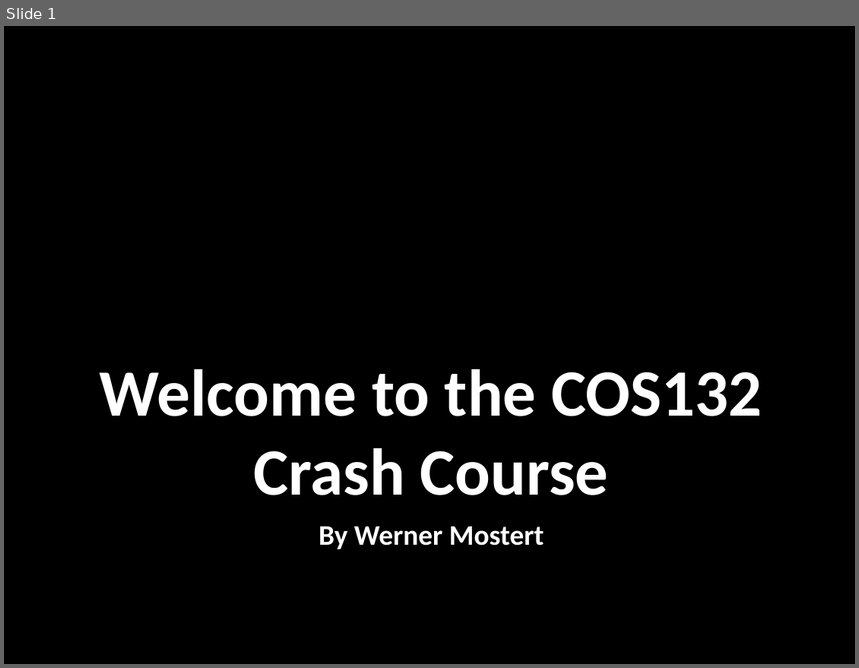
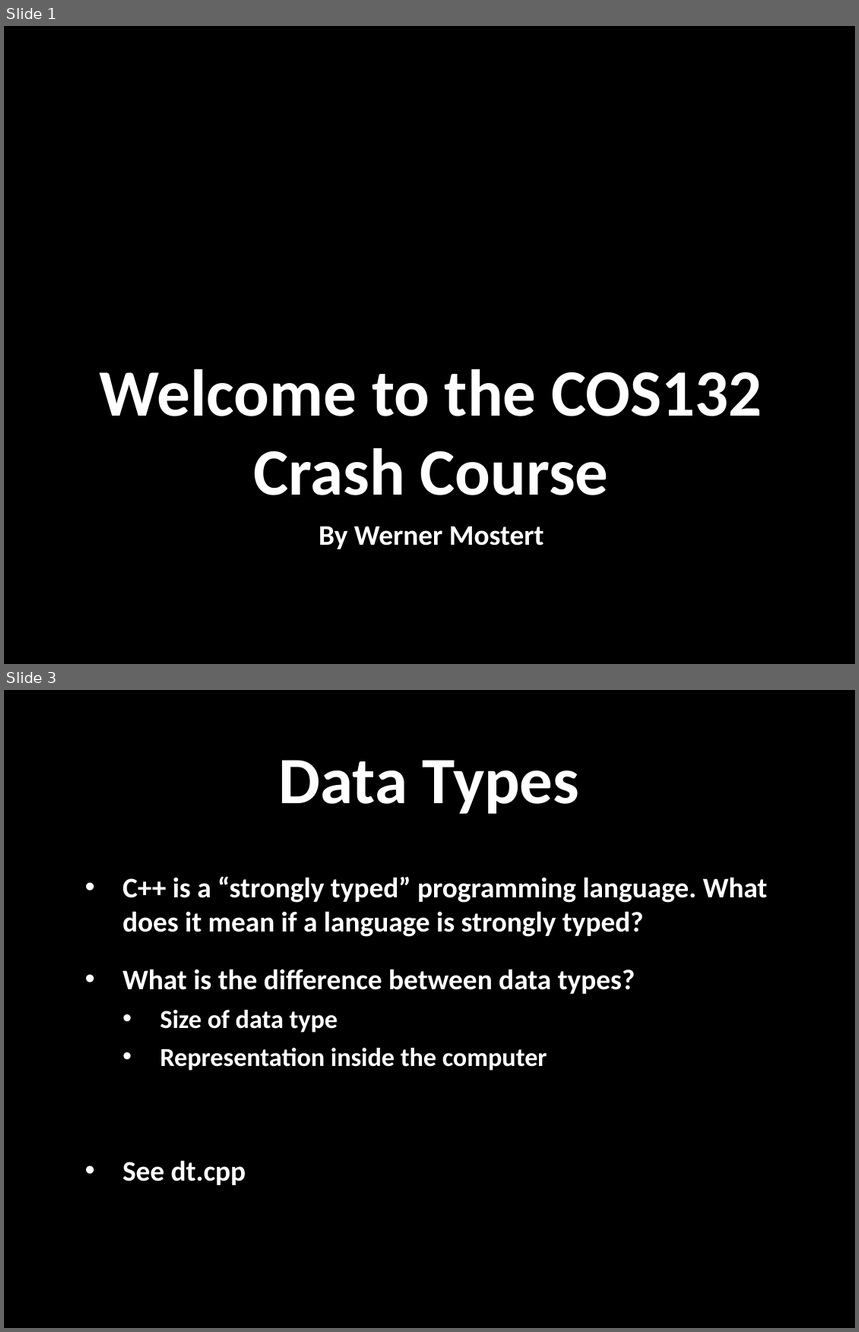
Before and after one commit to WMostert1/COS132-Crash-Course, a slide deck: Crash Course Slides.pptx. Shown one above the other, each under a label of ours: slide 1 before the commit, slides 1 and 3 after it; the slides between them are not shown. The pictures are 859x668 and 859x1332 pixels, drawn with LibreOffice and Linux fonts; fonts in the diff are those of the drawing; background and template pictures are left out. Boxes give left, top, right and bottom in pixels: in the first picture for what was removed or moved away, otherwise in the second. Text is boxed around its words. In the diff, an @@ line names an element or a change of style, - is before the commit and + after.

```diff
--- a/Crash Course Slides.pptx
+++ b/Crash Course Slides.pptx
@@ slide 3 added at (x1=4, y1=690, x2=855, y2=1328), background picture (left out) @@
@@ title added at (x1=279, y1=760, x2=580, y2=814), 56 pt, text #FFFFFF, bold @@
+Data Types
@@ text added at (x1=123, y1=876, x2=768, y2=1186), 24 pt, text #FFFFFF, bold @@
+• C++ is a “strongly typed” programming language. What does it mean if a language is strongly typed?
+• What is the difference between data types?
+  • Size of data type
+  • Representation inside the computer
+• See dt.cpp
```
Also in this commit, not shown: 1 slide changed, 30 other slides added, 19 other files.
